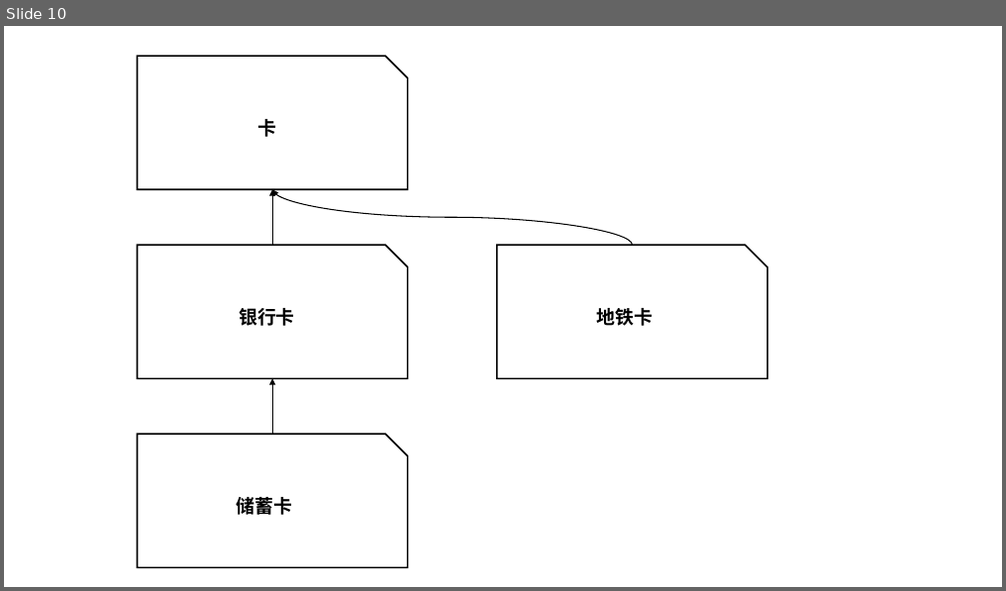
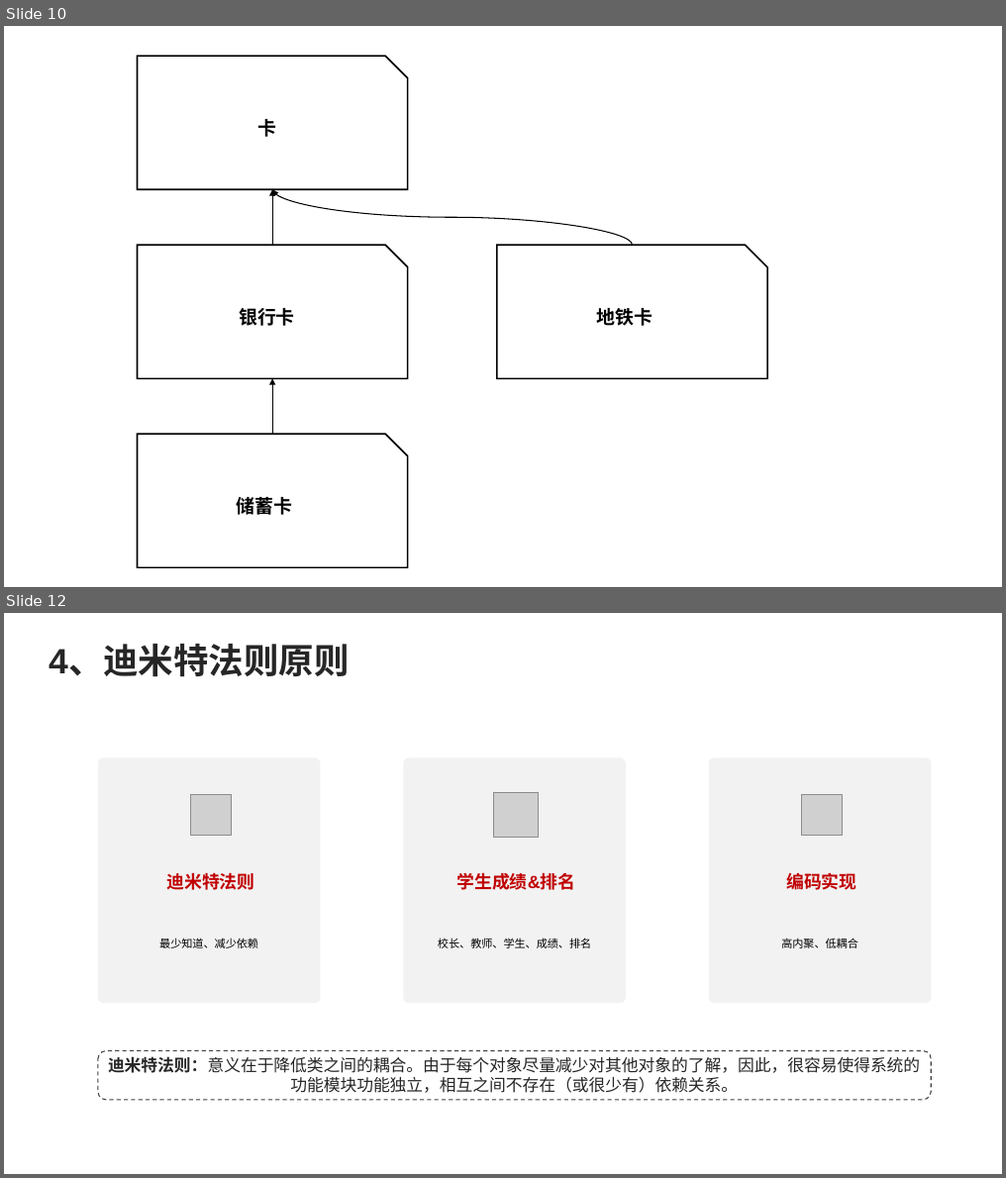
Before and after one commit to fuzhengwei/CodeDesignTutorials, a slide deck: docs/assets/图稿.pptx. Shown one above the other, each under a label of ours: slide 10 before the commit, slides 10 and 12 after it; the slides between them are not shown. The pictures are 1006x591 and 1006x1178 pixels, drawn with LibreOffice and Linux fonts; fonts in the diff are those of the drawing; grey boxes stand for pictures. Boxes give left, top, right and bottom in pixels: in the first picture for what was removed or moved away, otherwise in the second. Text is boxed around its words. In the diff, an @@ line names an element or a change of style, - is before the commit and + after.

Commit message:
小傅哥，feat：2.4 迪米特法则，设计模式优化

```diff
--- a/docs/assets/图稿.pptx
+++ b/docs/assets/图稿.pptx
@@ slide 12 added at <box>4,613,1002,1174</box>, background #FFFFFF @@
@@ text added at <box>49,646,350,677</box>, 33.9 pt, text #262626, bold @@
+4、迪米特法则原则
@@ rounded rectangle added at <box>98,759,321,1004</box>, fill #F2F2F2 @@
@@ rounded rectangle added at <box>404,759,626,1004</box>, fill #F2F2F2 @@
@@ rounded rectangle added at <box>709,759,932,1004</box>, fill #F2F2F2 @@
@@ picture added at <box>190,795,231,836</box> @@
@@ picture added at <box>494,792,539,838</box> @@
@@ picture added at <box>801,795,842,836</box> @@
@@ text added at <box>167,873,255,890</box>, 16.9 pt, text #C00000, bold @@
+迪米特法则
@@ text added at <box>457,872,576,890</box>, 16.9 pt, text #C00000, bold @@
+学生成绩&排名
@@ text added at <box>786,873,856,890</box>, 16.9 pt, text #C00000, bold @@
+编码实现
@@ text added at <box>159,938,258,949</box>, 10.6 pt, text #000000 @@
+最少知道、减少依赖
@@ text added at <box>438,938,591,949</box>, 10.6 pt, text #000000 @@
+校长、教师、学生、成绩、排名
@@ text added at <box>781,938,858,949</box>, 10.6 pt, text #000000 @@
+高内聚、低耦合
@@ rounded rectangle added at <box>98,1051,932,1100</box>, outline #404040 1 pt dashed, 16 pt, text #262626 @@
+迪米特法则：意义在于降低类之间的耦合。由于每个对象尽量减少对其他对象的了解，因此，很容易使得系统的功能模块功能独立，相互之间不存在（或很少有）依赖关系。
```
Also in this commit, not shown: 1 other slide added, 6 other files.
